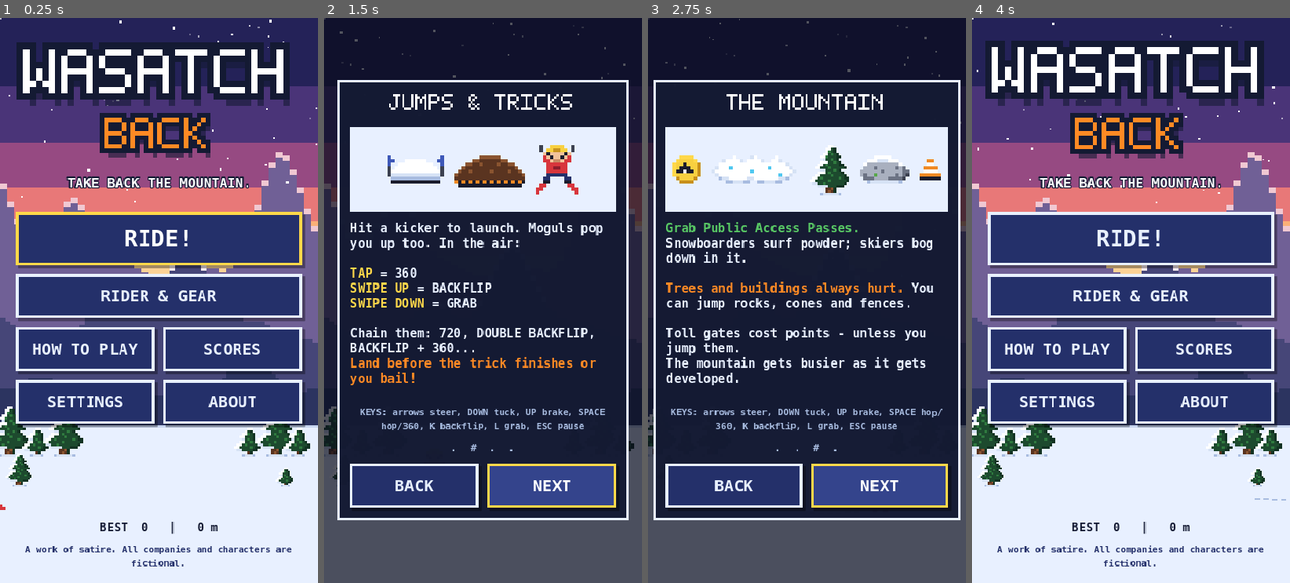
Above: before the commit, frames 1-4 (left to right).
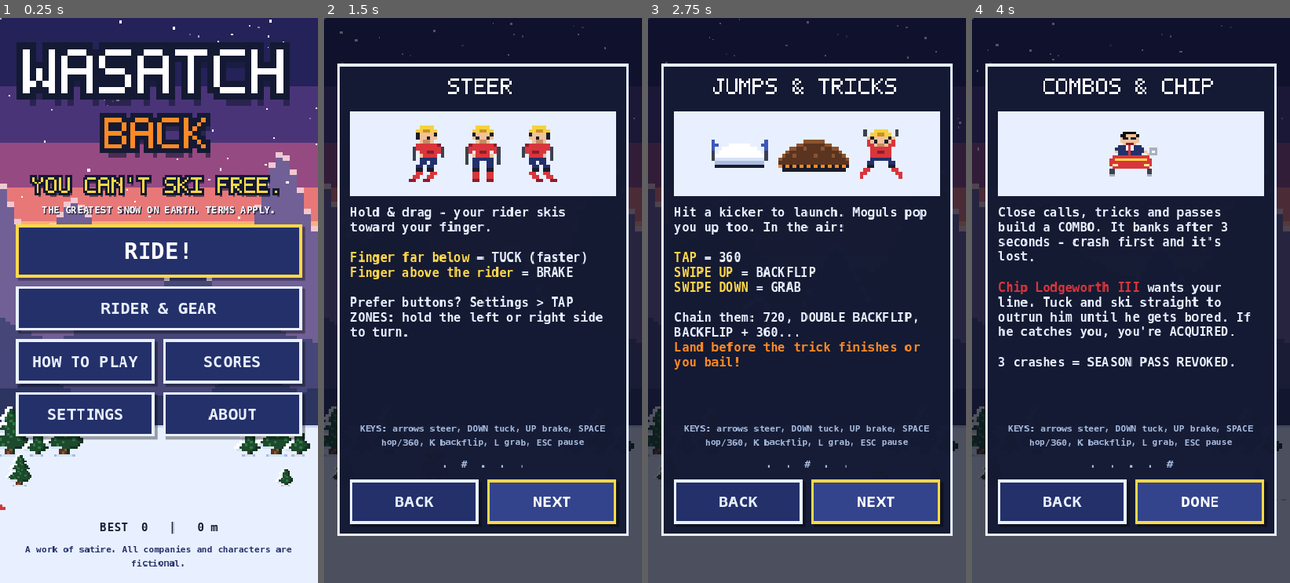
Above: after the commit, the same moments.

Repository: wditzig/Wasatch-back
Game: Godot game, scene res://scenes/main_menu.tscn
Same seed, same stepped clock (60 frames per second), same inputs: the game is played once before the commit and once after it.
Inputs (mouse positions are in pixels of both pictures, inside the frame that each line leads up to):
- Up to frame 1 (0.25 s): no input
- Up to frame 2 (1.5 s): click "HOW TO PLAY" at 0.5 s; click "NEXT" at 1.25 s
- Up to frame 3 (2.75 s): click "NEXT" at 2 s
- Up to frame 4 (4 s): click "NEXT" at 2.75 s; click (1200, 486) at 3.5 s, where only the run before the commit has a clickable "DONE"

The runs differ from the first frame. In frame 1, 22% of the frame differs, in the area x 4-97%, y 27-75%; in frame 2, 24%; in frame 3, 29%; in frame 4, 92%, in the area x 0-100%, y 0-100%.

Commit message:
Branding: WASATCH BACK - YOU CAN'T SKI FREE.
- Main menu: gold 'YOU CAN'T SKI FREE.' under the title, with one quiet
  supporting line 'THE GREATEST SNOW ON EARTH. TERMS APPLY.'
- Runs open with 'SKI FREE!'; each phase banner and painted property line
  turns more cynical (PUBLIC ACCESS SUBJECT TO CHANGE -> ... -> TERMS
  APPLY), with a final 'YOU CAN'T SKI FREE.' painted at 4,800 m. Old phase
  subtitles moved to the MONOPEAK Newswire.
- How to Play opens with the WELCOME TO WASATCH BACK premise; obstacle
  guidance corrected to match the actual mechanics
- Game over rotates punchlines; score, distance, replay and leaderboard
  unchanged
- Share text, score card, page title, description, Open Graph / Twitter
  metadata and a 1200x630 preview image; 'Share this game' in About
- Terrain fingerprint and difficulty unchanged

Co-Authored-By: Claude Opus 5.5 <noreply@anthropic.com>
Claude-Session: https://claude.ai/code/session_018PNNhvsfnGstMzLtBVFDx1

Diff:
--- a/project.godot
+++ b/project.godot
@@ -6,7 +6,7 @@
 [application]
 
 config/name="Wasatch Back"
-config/description="Take Back the Mountain. A satirical retro downhill game."
+config/description="You Can't Ski Free. A retro skiing game about the commercialization of Utah's mountains."
 run/main_scene="res://scenes/main_menu.tscn"
 config/features=PackedStringArray("4.3", "GL Compatibility")
 boot_splash/bg_color=Color(0.078, 0.102, 0.2, 1)
--- a/scripts/autoload/game_state.gd
+++ b/scripts/autoload/game_state.gd
@@ -30,7 +30,10 @@
 var _shot_t := 0.0
 var _shot_n := 0
 
+const TITLE := "Wasatch Back — You Can't Ski Free"
+
 func _ready() -> void:
+	DisplayServer.window_set_title(TITLE)
 	_setup_input()
 	load_game()
 	# Dev tool: `-- --shots=<dir> [--shot-every=2]` saves periodic screenshots.
--- a/scripts/data/headlines.gd
+++ b/scripts/data/headlines.gd
@@ -24,6 +24,11 @@
 	"Wildlife corridor converted to 'Wildlife Experience Corridor.' $29.99.",
 	"Local skier discovers public land. MONOPEAK lawyers dispatched.",
 	"Snow now 18% artificial, 82% marketing.",
+	"MONOPEAK HOLDINGS breaks ground on the GONDOLUX(tm).",
+	"Slopeside 'cabins' from $24M. Mountain sold separately.",
+	"GRANITECORE DATA: 'Your snowpack is our coolant.'",
+	"Thank you for skiing MONOPEAK(tm). Your card has been charged.",
+	"New resort motto 'You Can't Ski Free' tests extremely well with shareholders.",
 ]
 
 const GONDOLA_EXCUSES := [
--- a/scripts/data/zones.gd
+++ b/scripts/data/zones.gd
@@ -2,6 +2,8 @@
 ## Development stages of the mountain. `density` drives obstacle spawning and
 ## is intentionally low at first (a calm, open start) and rises each phase.
 ## `tint` and `snowfall` are purely visual atmosphere.
+## `subtitle` is the tagline shown with each phase banner; it grows more
+## cynical as the mountain is developed (SKI FREE! -> YOU CAN'T SKI FREE.).
 ## The run advances through these by
 ## distance travelled. All companies and quotes are fictional satire.
 
@@ -9,7 +11,8 @@
 	{
 		"id": "pristine",
 		"name": "PRISTINE PUBLIC LAND",
-		"subtitle": "Fresh powder. Open to everyone. For now.",
+		"subtitle": "Fresh powder. Open to everyone.",
+		"slogan": "SKI FREE!",
 		"start_m": 0,
 		"snow": Color(0.95, 0.97, 1.0),
 		"speckle": Color(0.62, 0.72, 0.9),
@@ -21,7 +24,7 @@
 	{
 		"id": "construction",
 		"name": "PHASE 1: GROUNDBREAKING",
-		"subtitle": "MONOPEAK HOLDINGS breaks ground on the GONDOLUX(tm).",
+		"subtitle": "PUBLIC ACCESS SUBJECT TO CHANGE.",
 		"start_m": 600,
 		"snow": Color(0.93, 0.94, 0.96),
 		"speckle": Color(0.6, 0.55, 0.5),
@@ -33,7 +36,7 @@
 	{
 		"id": "luxury",
 		"name": "PHASE 2: LUXURY LIVING",
-		"subtitle": "Slopeside 'cabins' from $24M. Mountain sold separately.",
+		"subtitle": "YOUR MOUNTAIN. THEIR INVESTMENT.",
 		"start_m": 1400,
 		"snow": Color(0.94, 0.93, 0.92),
 		"speckle": Color(0.7, 0.6, 0.45),
@@ -45,7 +48,7 @@
 	{
 		"id": "datacenter",
 		"name": "PHASE 3: THE CLOUD",
-		"subtitle": "GRANITECORE DATA: 'Your snowpack is our coolant.'",
+		"subtitle": "POWDER NOW AVAILABLE BY SUBSCRIPTION.",
 		"start_m": 2400,
 		"snow": Color(0.88, 0.9, 0.93),
 		"speckle": Color(0.45, 0.5, 0.58),
@@ -57,7 +60,7 @@
 	{
 		"id": "privatized",
 		"name": "FINAL PHASE: PRIVATIZED",
-		"subtitle": "Thank you for skiing MONOPEAK(tm). Your card has been charged.",
+		"subtitle": "THE GREATEST SNOW ON EARTH. TERMS APPLY.",
 		"start_m": 3600,
 		"snow": Color(0.86, 0.85, 0.88),
 		"speckle": Color(0.5, 0.4, 0.55),
--- a/scripts/game/decor.gd
+++ b/scripts/game/decor.gd
@@ -31,12 +31,14 @@
 ]
 const DENSITY := [0.10, 0.22, 0.30, 0.38, 0.48]
 
+## Painted across the slope. Each phase boundary carries that phase's slogan;
+## the last line sits deep in the final phase, where few riders reach.
 const LINES := [
-	{},
-	{"text": "SURVEY LINE  -  GONDOLUX(tm) PHASE 1  -  PUBLIC ACCESS ENDS", "color": Color8(240, 138, 36)},
-	{"text": "PRIVATE PROPERTY  -  LOFTSIDE ESTATES  -  RESIDENTS & GUESTS", "color": Color8(200, 148, 32)},
-	{"text": "GRANITECORE DATA CAMPUS  -  AUTHORIZED PERSONNEL ONLY", "color": Color8(42, 124, 168)},
-	{"text": "MONOPEAK(tm) MEMBERS ONLY BEYOND THIS LINE  -  OWN THE VIEW", "color": Color8(138, 74, 192)},
+	{"m": 600, "text": "SURVEY LINE  -  PUBLIC ACCESS SUBJECT TO CHANGE.", "color": Color8(240, 138, 36)},
+	{"m": 1400, "text": "LOFTSIDE ESTATES  -  YOUR MOUNTAIN. THEIR INVESTMENT.", "color": Color8(200, 148, 32)},
+	{"m": 2400, "text": "GRANITECORE DATA CAMPUS  -  POWDER NOW AVAILABLE BY SUBSCRIPTION.", "color": Color8(42, 124, 168)},
+	{"m": 3600, "text": "MONOPEAK(tm) MEMBERS ONLY  -  THE GREATEST SNOW ON EARTH. TERMS APPLY.", "color": Color8(138, 74, 192)},
+	{"m": 4800, "text": "YOU CAN'T SKI FREE.", "color": Color8(216, 54, 60)},
 ]
 
 var run_seed := 0
@@ -146,8 +148,8 @@
 
 # ---------------------------------------------------------------- property lines
 func _draw() -> void:
-	for i in range(1, LINES.size()):
-		var y: float = float(Zones.ZONES[i]["start_m"]) * PX_PER_M
+	for i in LINES.size():
+		var y: float = float(LINES[i]["m"]) * PX_PER_M
 		if y < _view.position.y - 20.0 or y > _view.end.y + 20.0:
 			continue
 		var c: Color = LINES[i]["color"]
@@ -157,10 +159,10 @@
 			draw_rect(Rect2(x, y, 14, 3), Color(c, 0.75))
 			x += 24.0
 		var text: String = LINES[i]["text"]
-		var tx := floorf(_view.position.x / 420.0) * 420.0 - 420.0
+		var tx := floorf(_view.position.x / 520.0) * 520.0 - 520.0
 		while tx < _view.end.x:
 			draw_string(_font, Vector2(tx + 10.0, y + 16.0), text, HORIZONTAL_ALIGNMENT_LEFT, -1, 9, Color(c, 0.8))
-			tx += 420.0
+			tx += 520.0
 
 # ---------------------------------------------------------------- flyovers
 func _update_fly(delta: float, dy: float, zone_index: int, closed: bool) -> void:
--- a/scripts/game/game.gd
+++ b/scripts/game/game.gd
@@ -566,7 +566,12 @@
 	t2.tween_property(tint, "color", z["tint"], 2.5 if not first else 0.01)
 	t2.tween_property(snow, "color", z["snowfall"], 2.5 if not first else 0.01)
 	gondola.running = i >= 2
-	hud.show_banner(z["name"], z["subtitle"])
+	if first:
+		# Every run opens with the promise...
+		hud.show_banner("SKI FREE!", "Pristine public land. " + String(z["subtitle"]), Color8(255, 216, 74), Color.WHITE)
+	else:
+		# ...and each phase takes a little more of it back.
+		hud.show_banner(z["name"], z["subtitle"], Color.WHITE, Color8(255, 216, 74))
 	if not first:
 		Sfx.play("zone")
 		score.add_raw(500 * i)
@@ -648,7 +653,11 @@
 		"outfit": Game.current_outfit(), "cause": title, "phase": phase}
 	hud.show_game_over(title, cause, score.score, distance_m, tokens, rec, Game.best_score, share_data)
 	if _autoplay:
-		get_tree().create_timer(1.5).timeout.connect(_restart)
+		# the bot "types" its initials, shows the results, then rides again
+		get_tree().create_timer(0.8).timeout.connect(func():
+			if hud.is_entering_initials():
+				hud._initials_done.call())
+		get_tree().create_timer(2.2).timeout.connect(_restart)
 	print("RUN_OVER score=%d distance=%d tokens=%d cause=%s" % [score.score, int(distance_m), tokens, title])
 
 func _set_paused(on: bool) -> void:
--- a/scripts/ui/how_to_play.gd
+++ b/scripts/ui/how_to_play.gd
@@ -5,6 +5,11 @@
 const UI = preload("res://scripts/ui/ui_kit.gd")
 
 const PAGES := [
+	{
+		"title": "WELCOME",
+		"art": [["pine_laden", false], ["ski_down", false], ["excavator", false]],
+		"body": "[b][color=#ffd84a]WELCOME TO WASATCH BACK[/color][/b]\n\nThe Greatest Snow on Earth(tm) is under new management.\n\nThe mountains are filling up with developers, luxury resorts, gondola projects and corporate interests.\n\nYour mission is simple: ski as far as you can, dodge the developers, and enjoy what's left of the powder. The farther you go, the harder it gets.\n\nThe mountain used to belong to everyone.\n[b][color=#ffd84a]NOW YOU CAN'T SKI FREE.[/color][/b]",
+	},
 	{
 		"title": "STEER",
 		"art": [["ski_diag", true], ["ski_down", false], ["ski_diag", false]],
@@ -18,7 +23,7 @@
 	{
 		"title": "THE MOUNTAIN",
 		"art": [["token", false], ["powder", false], ["pine_big", false], ["rock", false], ["cone", false]],
-		"body": "[color=#58c864]Grab Public Access Passes.[/color] Snowboarders surf powder; skiers bog down in it.\n\n[color=#ff8a24]Trees and buildings always hurt.[/color] You can jump rocks, cones and fences.\n\nToll gates cost points - unless you jump them.\nThe mountain gets busier as it gets developed.",
+		"body": "[color=#58c864]COLLECT:[/color] gold Public Access Passes. [color=#58c864]RIDE:[/color] kickers and moguls for air. Snowboarders surf deep powder; skiers bog down in it. Blue ice makes turning harder.\n\n[color=#ff8a24]AVOID:[/color] trees, buildings, towers and heavy machinery always hurt. Rocks, fences, moose and hot tubs crash you too - but you can jump them. Cones, stumps and stakes just trip you up.\n\nToll gates and paywalls cost points - unless you jump them.",
 	},
 	{
 		"title": "COMBOS & CHIP",
@@ -50,7 +55,7 @@
 	body.bbcode_enabled = true
 	body.fit_content = true
 	body.scroll_active = false
-	body.custom_minimum_size = Vector2(0, 200)
+	body.custom_minimum_size = Vector2(0, 236)
 	body.add_theme_font_size_override("normal_font_size", 14)
 	body.add_theme_font_size_override("bold_font_size", 14)
 	vb.add_child(body)
--- a/scripts/ui/hud.gd
+++ b/scripts/ui/hud.gd
@@ -219,13 +219,14 @@
 func _mult_str(m: float) -> String:
 	return str(int(m)) if is_equal_approx(m, roundf(m)) else "%.1f" % m
 
-func show_banner(title: String, sub: String, color := Color.WHITE) -> void:
+func show_banner(title: String, sub: String, color := Color.WHITE, sub_color := Color.WHITE) -> void:
 	banner.texture = Art.text_tex(title, color)
 	var sc := 2.0
 	if banner.texture.get_width() * 2.0 > root.get_viewport_rect().size.x - 16:
 		sc = 1.5
 	banner.custom_minimum_size = banner.texture.get_size() * sc
 	banner_sub.text = sub
+	banner_sub.add_theme_color_override("font_color", sub_color)
 	_layout()
 	for n in [banner, banner_sub]:
 		var tw := create_tween()
@@ -293,6 +294,14 @@
 	over_ov["root"].visible = false
 
 const CHARSET := "ABCDEFGHIJKLMNOPQRSTUVWXYZ0123456789-!"
+## Rotating punchlines on the results screen (one per run, in turn).
+const OVER_LINES := [
+	"YOU CAN'T SKI FREE.",
+	"THE DEVELOPERS WIN THIS ROUND.",
+	"PUBLIC ACCESS REVOKED.",
+	"YOUR POWDER HAS BEEN REZONED.",
+	"THANK YOU FOR VISITING. PARKING IS $85.",
+]
 var _entering := false
 var _initials: Array = ["A", "A", "A"]
 var _slot := 0
@@ -446,6 +455,7 @@
 	var vb := _clear_over()
 	var col := UI.RED if title == "ACQUIRED!" else UI.ORANGE
 	vb.add_child(UI.pixel_text(title, 3.0 if title.length() <= 10 else 2.0, col))
+	vb.add_child(UI.label(OVER_LINES[(Game.runs - 1 + OVER_LINES.size()) % OVER_LINES.size()], 16, UI.GOLD, HORIZONTAL_ALIGNMENT_CENTER, 4))
 	vb.add_child(UI.label(cause, 13, UI.ICE))
 	var sep := HSeparator.new()
 	vb.add_child(sep)
--- a/scripts/ui/main_menu.gd
+++ b/scripts/ui/main_menu.gd
@@ -59,11 +59,17 @@
 	logo.pivot_offset = Vector2(162, 75)
 	tw.tween_property(logo, "scale", Vector2(1.025, 1.025), 1.4).set_trans(Tween.TRANS_SINE)
 	tw.tween_property(logo, "scale", Vector2.ONE, 1.4).set_trans(Tween.TRANS_SINE)
-	var tag := UI.label("TAKE BACK THE MOUNTAIN.", 15, Color.WHITE, HORIZONTAL_ALIGNMENT_CENTER, 4)
-	main_box.add_child(tag)
-	var spacer := Control.new()
-	spacer.custom_minimum_size = Vector2(0, 4)
-	main_box.add_child(spacer)
+	# The punchline: gold pixel type directly under the title, one quiet
+	# supporting line beneath it.
+	var tag_box := VBoxContainer.new()
+	tag_box.add_theme_constant_override("separation", 2)
+	tag_box.add_child(UI.pixel_text("YOU CAN'T SKI FREE.", 2.5, Color8(255, 216, 74)))
+	var sub := UI.label("THE GREATEST SNOW ON EARTH. TERMS APPLY.", 11, Color.WHITE, HORIZONTAL_ALIGNMENT_CENTER, 0)
+	sub.add_theme_color_override("font_shadow_color", Color(0.08, 0.1, 0.2, 0.9))
+	sub.add_theme_constant_override("shadow_offset_x", 1)
+	sub.add_theme_constant_override("shadow_offset_y", 1)
+	tag_box.add_child(sub)
+	main_box.add_child(tag_box)
 	var play := UI.button("RIDE!", _play, 60)
 	play.add_theme_font_size_override("font_size", 26)
 	main_box.add_child(play)
@@ -318,7 +324,7 @@
 	var vb: VBoxContainer = ov["box"]
 	vb.add_child(UI.pixel_text("ABOUT", 2.5))
 	var scroll := ScrollContainer.new()
-	scroll.custom_minimum_size = Vector2(0, 400)
+	scroll.custom_minimum_size = Vector2(0, 340)
 	scroll.horizontal_scroll_mode = ScrollContainer.SCROLL_MODE_DISABLED
 	vb.add_child(scroll)
 	var rt := RichTextLabel.new()
@@ -327,11 +333,16 @@
 	rt.size_flags_horizontal = Control.SIZE_EXPAND_FILL
 	rt.text = ABOUT_TEXT
 	scroll.add_child(rt)
+	var status := UI.label("", 12, UI.GREEN)
+	vb.add_child(UI.button("SHARE THIS GAME", func(): status.text = Share.share_game(), 46))
+	vb.add_child(status)
 	vb.add_child(UI.button("BACK", _close, 44))
 	return ov
 
 const ABOUT_TEXT := """[b][color=#ffd84a]WASATCH BACK[/color][/b]
-Take Back the Mountain.
+YOU CAN'T SKI FREE.
+
+A retro skiing game inspired by the 1990s classics, about the commercialization of Utah's mountains.
 
 [b][color=#ff8a24]THIS IS SATIRE[/color][/b]
 MONOPEAK HOLDINGS, CHIP LODGEWORTH III, the GONDOLUX(tm), GRANITECORE DATA, and every headline, sign and quote in this game are [b]fictional[/b]. Any resemblance to real companies or people is coincidental. Nothing in-game is a factual claim.
@@ -343,6 +354,8 @@
 
 [b][color=#58c864]WHY[/color][/b]
 Public lands belong to everyone. Go ride them, learn about them, and show up when decisions about them are made.
+
+[b][color=#ff8a24]TAKE BACK THE MOUNTAIN.[/color][/b]
 
 [b]CREDITS[/b]
 Design, code, pixel art and chiptunes generated procedurally for this prototype. Built with Godot Engine (MIT).
--- a/scripts/ui/share.gd
+++ b/scripts/ui/share.gd
@@ -9,19 +9,19 @@
 const URL := "https://wditzig.github.io/Wasatch-back/"
 const URL_SHORT := "WDITZIG.GITHUB.IO/WASATCH-BACK"
 
+const DEFAULT_MESSAGE := "YOU CAN'T SKI FREE. 🏔️ Play WASATCH BACK — a retro skiing game where the developers are taking over the mountain. Think you can survive?"
+
 static func message(data: Dictionary) -> String:
 	var score := _fmt(int(data["score"]))
 	var meters := _fmt(int(data["distance"]))
 	var how := ""
 	match String(data.get("cause", "")):
 		"ACQUIRED!":
-			how = "before Chip Lodgeworth III ACQUIRED me"
+			how = " before Chip Lodgeworth III acquired me"
 		"SEASON PASS REVOKED":
-			how = "before MONOPEAK revoked my season pass"
-		_:
-			how = "on the public side of the mountain"
-	return "I skied %s m down the Wasatch and scored %s %s. Reached %s. Can you beat it? Take Back the Mountain. %s" % [
-		meters, score, how, String(data.get("phase", "PRISTINE PUBLIC LAND")).to_lower().capitalize(), URL]
+			how = " before they revoked my season pass"
+	return "YOU CAN'T SKI FREE. 🏔️ I skied %s m and scored %s%s. Play WASATCH BACK — a retro skiing game where the developers are taking over the mountain. Think you can survive? %s" % [
+		meters, score, how, URL]
 
 ## Returns a ~720x960 PNG-ready image.
 static func make_card(data: Dictionary) -> Image:
@@ -60,36 +60,51 @@
 		var cc := Color8(216, 54, 60) if cause == "ACQUIRED!" else Color8(240, 138, 36)
 		_blit(img, Art.text_tex(cause, cc).get_image(), Vector2i(-1, 268), 1)
 	img.fill_rect(Rect2i(0, h - 32, w, 32), Color8(20, 26, 51))
-	_blit(img, Art.text_tex("TAKE BACK THE MOUNTAIN.", Color8(255, 138, 36)).get_image(), Vector2i(-1, h - 30), 1)
+	_blit(img, Art.text_tex("YOU CAN'T SKI FREE.", Color8(255, 216, 74)).get_image(), Vector2i(-1, h - 30), 1)
 	_blit(img, Art.text_tex(URL_SHORT, Color8(168, 188, 224)).get_image(), Vector2i(-1, h - 16), 1)
 	img.resize(w * 3, h * 3, Image.INTERPOLATE_NEAREST)
 	return img
 
-## Shares a run. Returns a short status line for the UI.
+## Shares the game itself (no score). Returns a short status line.
+static func share_game() -> String:
+	return _send(DEFAULT_MESSAGE + " " + URL, null)
+
+## Shares a run with its score card. Returns a short status line for the UI.
 static func share(data: Dictionary) -> String:
-	var text := message(data)
-	var card := make_card(data)
+	return _send(message(data), make_card(data))
+
+static func _send(text: String, card: Image) -> String:
 	if OS.has_feature("web"):
-		var b64 := Marshalls.raw_to_base64(card.save_png_to_buffer())
+		var b64 := Marshalls.raw_to_base64(card.save_png_to_buffer()) if card else ""
 		var js := """
 (async function(){
   const b64 = %s, text = %s, url = %s;
-  const bin = atob(b64); const arr = new Uint8Array(bin.length);
-  for (let i = 0; i < bin.length; i++) arr[i] = bin.charCodeAt(i);
-  const file = new File([arr], 'wasatch-back-score.png', {type: 'image/png'});
+  let file = null;
+  if (b64) {
+    const bin = atob(b64); const arr = new Uint8Array(bin.length);
+    for (let i = 0; i < bin.length; i++) arr[i] = bin.charCodeAt(i);
+    file = new File([arr], 'wasatch-back-score.png', {type: 'image/png'});
+  }
+  const title = 'Wasatch Back — You Can\'t Ski Free';
   try {
-    if (navigator.canShare && navigator.canShare({files: [file]})) { await navigator.share({files: [file], text: text, title: 'Wasatch Back'}); return; }
-    if (navigator.share) { await navigator.share({text: text, url: url, title: 'Wasatch Back'}); return; }
+    if (file && navigator.canShare && navigator.canShare({files: [file]})) { await navigator.share({files: [file], text: text, title: title}); return; }
+    if (navigator.share) { await navigator.share({text: text, title: title}); return; }
   } catch (e) { if (e && e.name === 'AbortError') return; }
   try { await navigator.clipboard.writeText(text); } catch (e) {}
-  const a = document.createElement('a'); a.href = URL.createObjectURL(file); a.download = 'wasatch-back-score.png';
-  document.body.appendChild(a); a.click(); a.remove();
+  if (file) {
+    const a = document.createElement('a'); a.href = URL.createObjectURL(file); a.download = 'wasatch-back-score.png';
+    document.body.appendChild(a); a.click(); a.remove();
+  }
 })();
 """ % [JSON.stringify(b64), JSON.stringify(text), JSON.stringify(URL)]
 		var has_share = JavaScriptBridge.eval("!!navigator.share", true)
 		JavaScriptBridge.eval(js, true)
-		return "Opening share sheet..." if has_share else "Score card downloaded & brag copied!"
+		if has_share:
+			return "Opening share sheet..."
+		return "Score card downloaded & brag copied!" if card else "Link copied - send it to a friend!"
 	DisplayServer.clipboard_set(text)
+	if card == null:
+		return "Link copied to clipboard!"
 	var dir := OS.get_system_dir(OS.SYSTEM_DIR_PICTURES)
 	if dir == "" or not DirAccess.dir_exists_absolute(dir):
 		dir = OS.get_user_data_dir()
@@ -97,6 +112,31 @@
 	if card.save_png(path) == OK:
 		return "Copied! Card saved to %s" % path
 	return "Brag copied to clipboard!"
+
+## 1200x630 link-preview image (Open Graph / Twitter card).
+static func make_social_image() -> Image:
+	var w := 400
+	var h := 210
+	var img := Image.create(w, h, false, Image.FORMAT_RGBA8)
+	var bands := [[0, Color8(36, 34, 88)], [30, Color8(74, 52, 120)], [55, Color8(150, 74, 130)], [75, Color8(232, 120, 120)], [90, Color8(250, 176, 120)]]
+	for i in bands.size():
+		var y0: int = bands[i][0]
+		var y1: int = bands[i + 1][0] if i + 1 < bands.size() else 130
+		img.fill_rect(Rect2i(0, y0, w, y1 - y0), bands[i][1])
+	_ridge(img, 128, 50, 1.3, Color8(112, 96, 150), Color8(240, 200, 210))
+	_ridge(img, 146, 34, 4.1, Color8(70, 70, 120), Color8(250, 236, 240))
+	img.fill_rect(Rect2i(0, 150, w, h - 150), Color8(236, 242, 255))
+	img.fill_rect(Rect2i(0, 150, w, 2), Color8(200, 214, 240))
+	_blit(img, Art.text_tex("WASATCH BACK", Color.WHITE).get_image(), Vector2i(-1, 14), 4)
+	_blit(img, Art.text_tex("YOU CAN'T SKI FREE.", Color8(255, 216, 74)).get_image(), Vector2i(-1, 62), 2)
+	var Riders = load("res://scripts/data/riders.gd")
+	_blit(img, Art.tex("pine_laden").get_image(), Vector2i(24, 104), 3)
+	_blit(img, Art.tex("spruce_tall").get_image(), Vector2i(340, 92), 3)
+	_blit(img, Art.tex("ski_diag", Riders.OUTFITS[0]).get_image(), Vector2i(150, 138), 3)
+	_blit(img, Art.tex("developer").get_image(), Vector2i(212, 126), 3)
+	_blit(img, Art.text_tex(URL_SHORT, Color8(36, 48, 106), Color(0, 0, 0, 0)).get_image(), Vector2i(-1, 196), 1)
+	img.resize(w * 3, h * 3, Image.INTERPOLATE_NEAREST)
+	return img
 
 static func _blit(dst: Image, src: Image, pos: Vector2i, scale: int) -> void:
 	var s := src.duplicate() as Image
--- a/tools/card_preview.gd
+++ b/tools/card_preview.gd
@@ -1,5 +1,5 @@
 extends Node
-## Renders sample share cards to user:// (or `-- --out=<dir>`) for review.
+## Renders sample share cards and the social preview image (og-image.png) to user:// (or `-- --out=<dir>`) for review.
 ## Run: godot --headless res://tools/card_preview.tscn -- --out=/tmp
 const Share = preload("res://scripts/ui/share.gd")
 const Riders = preload("res://scripts/data/riders.gd")
@@ -16,4 +16,5 @@
 	for i in samples.size():
 		Share.make_card(samples[i]).save_png(out.path_join("card_%d.png" % i))
 		print(Share.message(samples[i]))
+	Share.make_social_image().save_png(out.path_join("og-image.png"))
 	get_tree().quit()
Not shown, changed: export_presets.cfg
Binary file added: web/og-image.png
Not shown, added: web/og-image.png.import
Not shown, changed: docs/GDD.md
